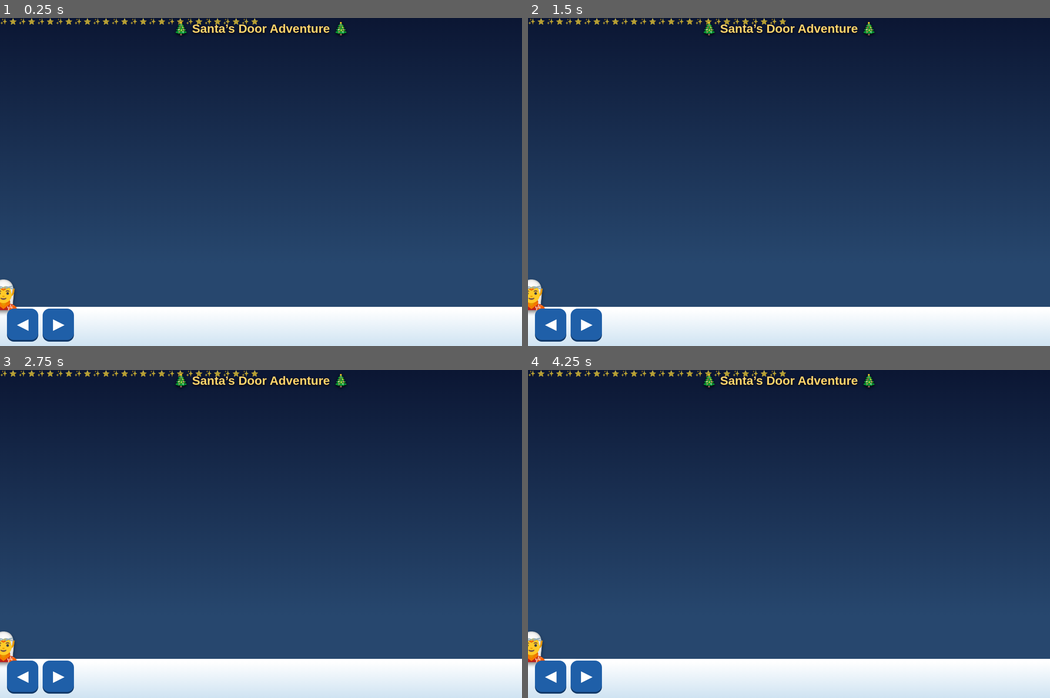
Above: before the commit, frames 1-4 (two rows, left to right).
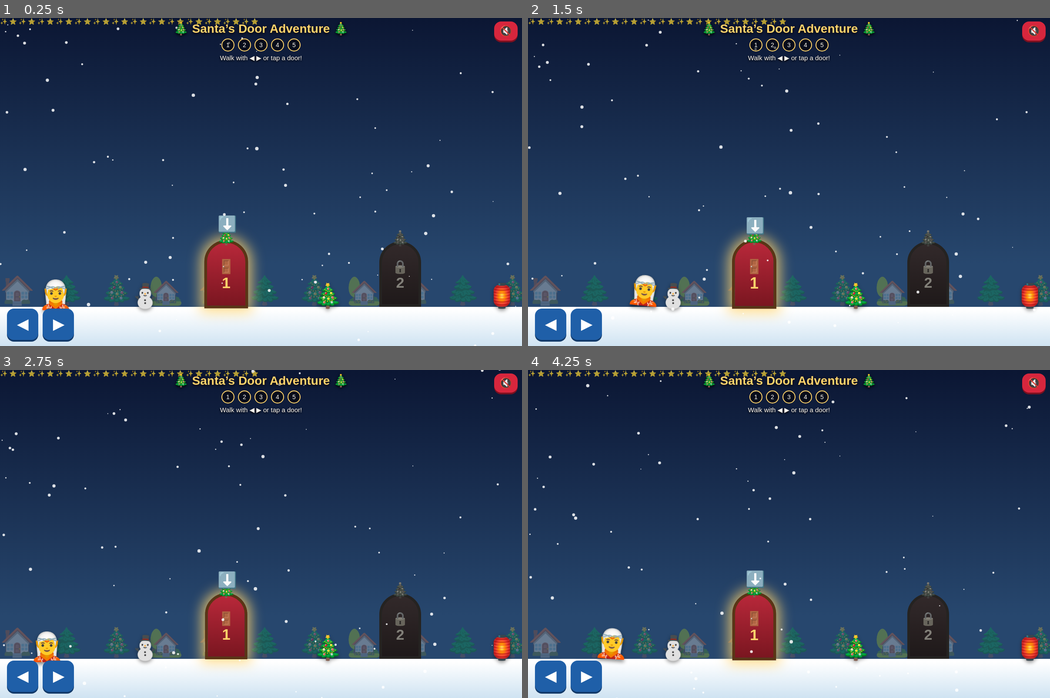
Above: after the commit, the same moments.

Repository: chikki737/games
Game: browser game, page index.html
Two runs of this game, one before a commit and one after it. Both use one fixed random seed, a clock stepped at 60 frames per second and the inputs below.
Inputs:
- Up to frame 1 (0.25 s): no input
- Up to frame 2 (1.5 s): hold Right from 1.03 s (still down); tap Space at 1.1 s
- Up to frame 3 (2.75 s): release Right at 1.53 s; hold Down 1.58-1.85 s; tap Space at 1.6, 2.1, 2.6 s; hold Left 1.9-2.47 s; hold Up from 2.52 s (still down)
- Up to frame 4 (4.25 s): release Up at 2.82 s; hold Right 2.87-3.53 s; tap Space at 3.1, 3.6, 4.1 s; hold Up 3.58-3.82 s; hold Left from 3.87 s (still down)

The runs differ from the first frame. In frame 1, 8.7% of the frame differs, in the area x 0-100%, y 1-100%; in frame 2, 8.7%; in frame 3, 8.5%; in frame 4, 8.8%.
Error before the commit: SyntaxError: Unexpected token '<'

Commit message:
Update index.html

Diff:
--- a/index.html
+++ b/index.html
@@ -170,7 +170,9 @@
 function burst(){for(let i=0;i<70;i++)fl.push({x:Math.random()*W,y:-10-Math.random()*200,r:3+Math.random()*4,s:2+Math.random()*3,c:['#ffd36b','#d7263d','#2ecc71','#fff'][i%4],f:1})}
 (function sn(){cx.clearRect(0,0,W,H);for(let i=fl.length-1;i>=0;i--){const f=fl[i];cx.fillStyle=f.c||'rgba(255,255,255, …(184 unchanged characters)…
 refresh();loop();
+</script>
 <button id="music" style="position:fixed;top:calc(8px + env(safe-area-inset-top,0px));right:10px;z-index:30;font-size:24px;padding:8px 12px">🔇</button>
+<script>
 (function(){
   const N={C:261.63,D:293.66,E:329.63,F:349.23,G:392};
   const tune=[['E',1],['E',1],['E',2],['E',1],['E',1],['E',2],['E',1],['G',1],['C',1.5],['D',.5],['E',4],
@@ -199,4 +201,5 @@
     else{clearTimeout(timer);btn.textContent='🔇';}
   };
 })();
-</script></body></html>
+</script>
+</body></html>
